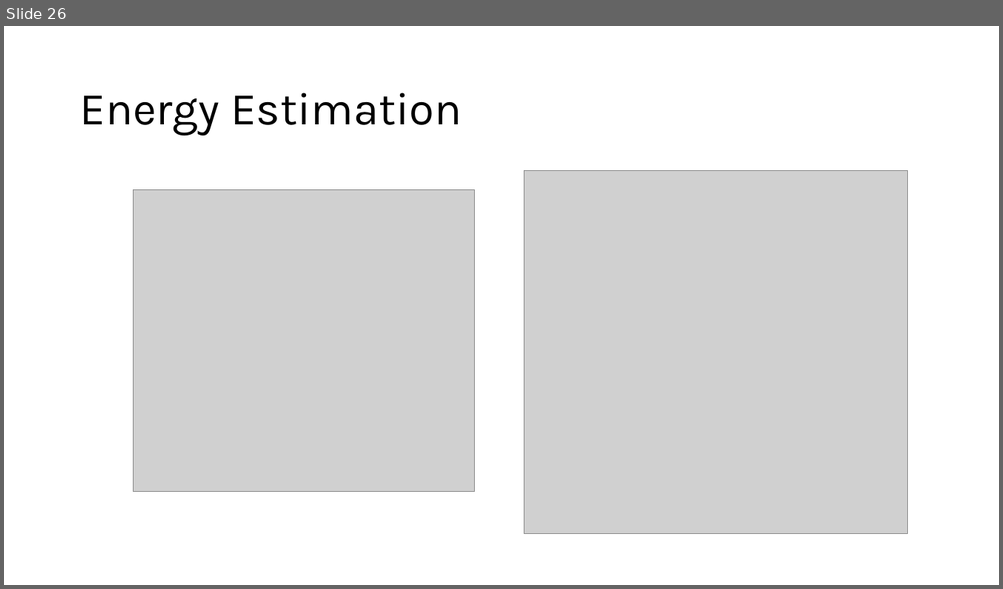
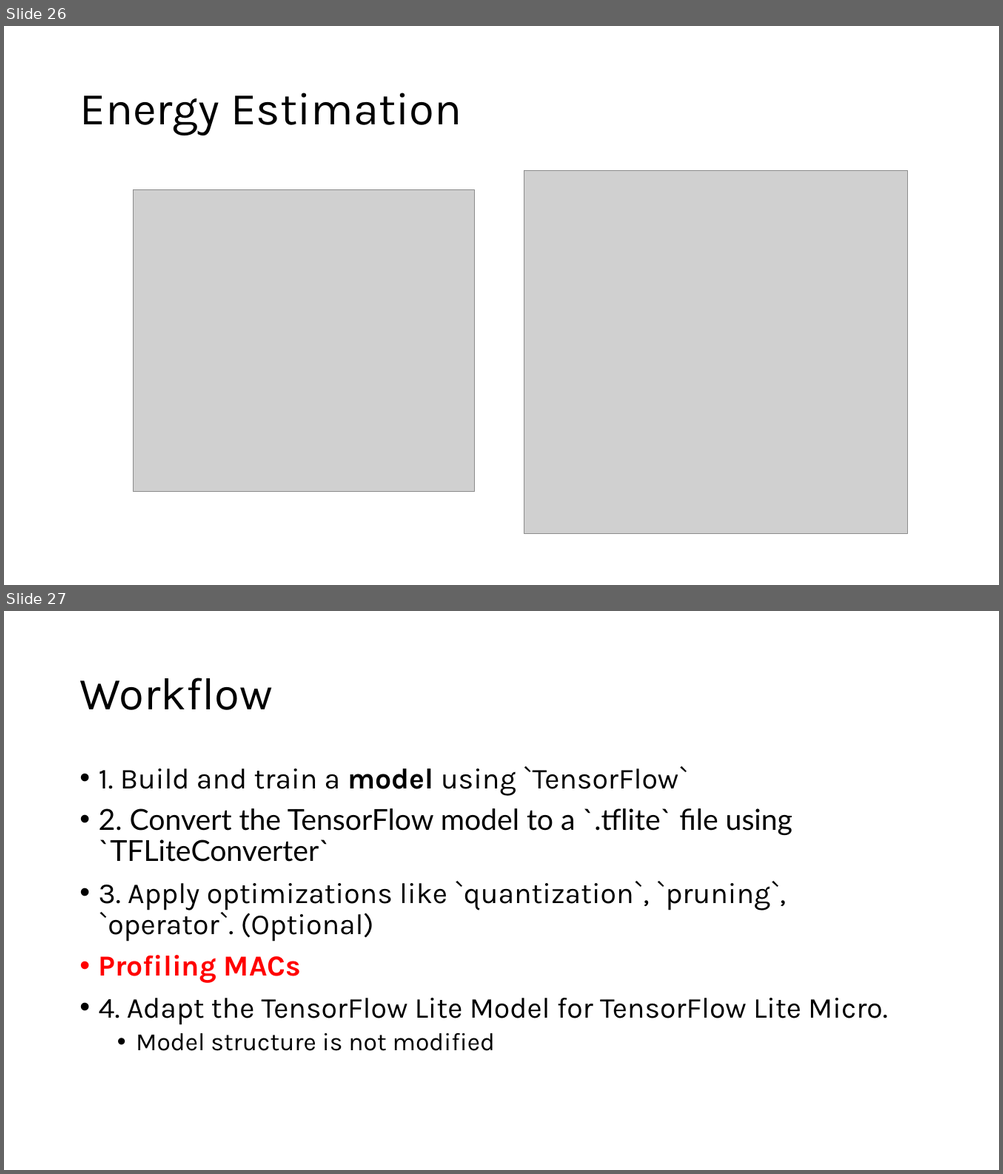
Before and after one commit to GXG-CS/on_device_learning, a slide deck: micro-network-project.pptx. Shown one above the other, each under a label of ours: slide 26 before the commit, slides 26 and 27 after it. The pictures are 1003x589 and 1003x1174 pixels, drawn with LibreOffice and Linux fonts; fonts in the diff are those of the drawing; grey boxes stand for pictures. Boxes give left, top, right and bottom in pixels: in the first picture for what was removed or moved away, otherwise in the second. Text is boxed around its words. In the diff, an @@ line names an element or a change of style, - is before the commit and + after.

```diff
--- a/micro-network-project.pptx
+++ b/micro-network-project.pptx
@@ slide 27 added at box(4, 611, 999, 1170), background #FFFFFF @@
@@ title added at box(79, 678, 272, 710), 44 pt, text #000000 @@
+Workflow
@@ text added at box(99, 766, 888, 1051), 28 pt, text #000000 @@
+• 1. Build and train a model using `TensorFlow`
+• 2. Convert the TensorFlow model to a `.tflite` file using `TFLiteConverter`
+• 3. Apply optimizations like `quantization`, `pruning`, `operator`. (Optional)
+• Profiling MACs
+• 4. Adapt the TensorFlow Lite Model for TensorFlow Lite Micro.
+  • Model structure is not modified
```
Also in this commit, not shown: 1 slide changed, 1 other slide added, 5 other files.
